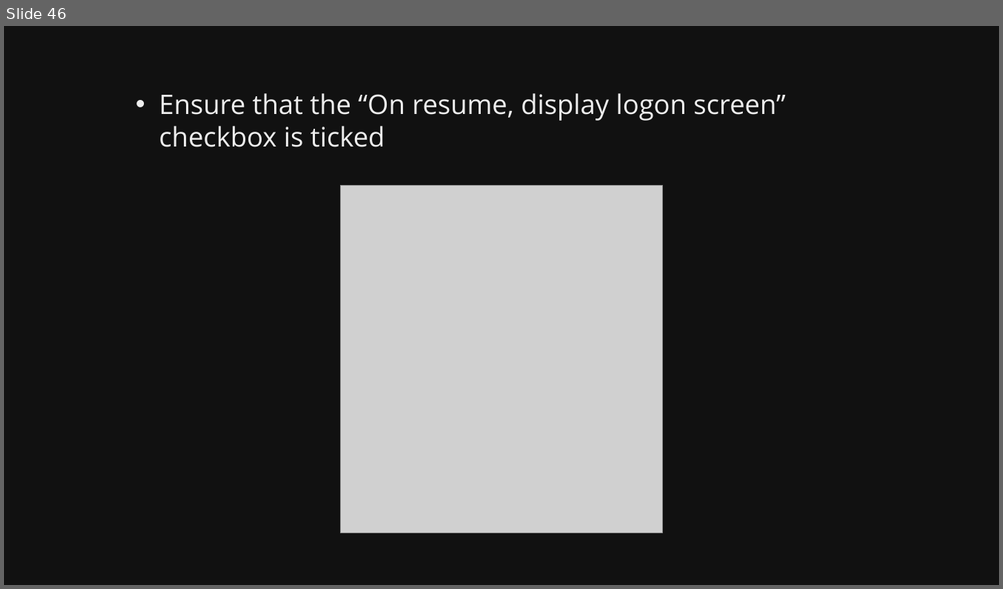
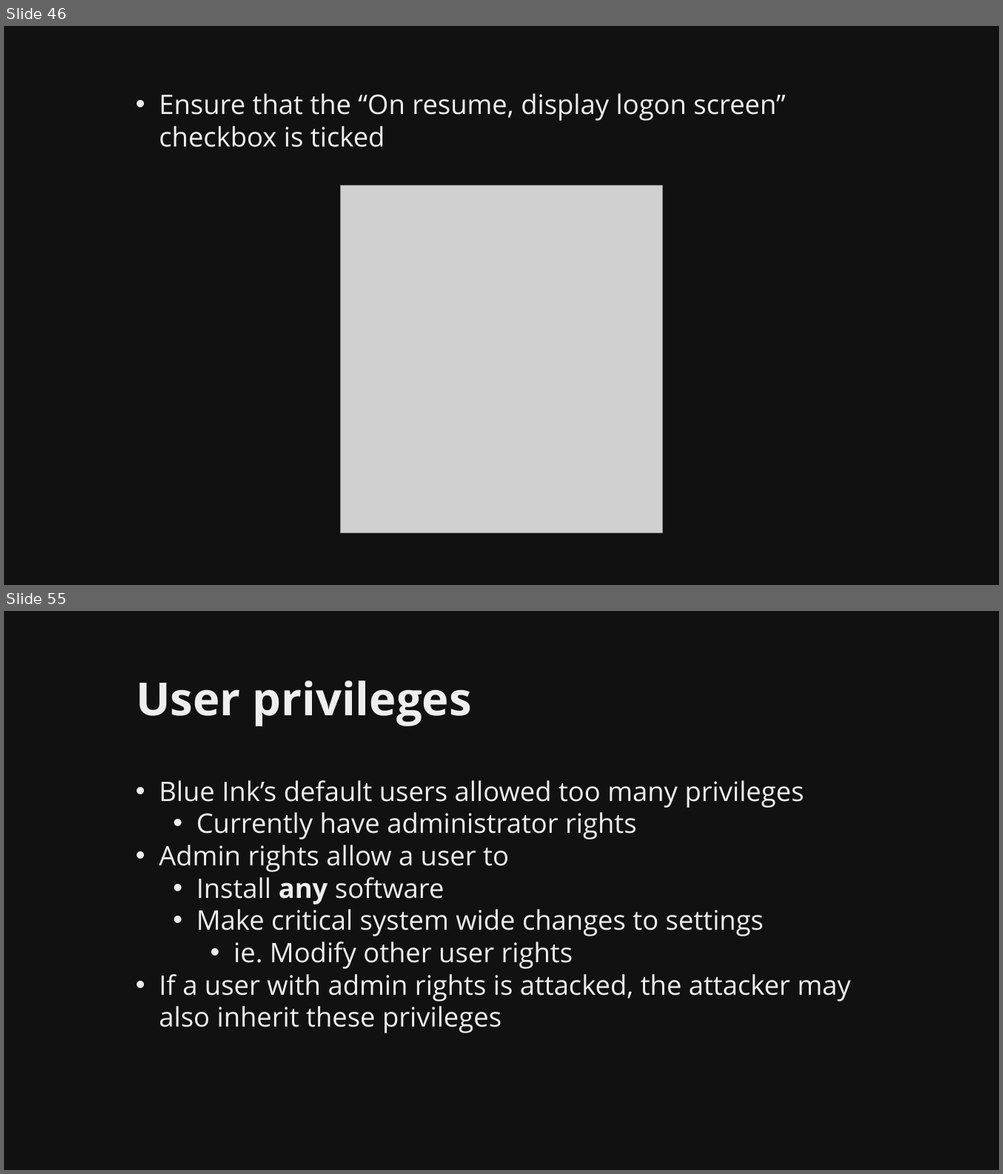
Before and after one commit to martymcflywa/ecu, a slide deck: year_1/sem_2/CSI1101_computer_security/0b_assignment_2_[22MAY15_0900]/dev/CSI1101_PONCE_A2_v01.pptx. Shown one above the other, each under a label of ours: slide 46 before the commit, slides 46 and 55 after it; the slides between them are not shown. The pictures are 1003x589 and 1003x1174 pixels, drawn with LibreOffice and Linux fonts; fonts in the diff are those of the drawing; grey boxes stand for pictures. Boxes give left, top, right and bottom in pixels: in the first picture for what was removed or moved away, otherwise in the second. Text is boxed around its words. In the diff, an @@ line names an element or a change of style, - is before the commit and + after.

Commit message:
CSI1101 A2: finished passwords, user privileges

```diff
--- a/year_1/sem_2/CSI1101_computer_security/0b_assignment_2_[22MAY15_0900]/dev/CSI1101_PONCE_A2_v01.pptx
+++ b/year_1/sem_2/CSI1101_computer_security/0b_assignment_2_[22MAY15_0900]/dev/CSI1101_PONCE_A2_v01.pptx
@@ slide 55 added at (x1=4, y1=611, x2=999, y2=1170), background #111111 @@
@@ title added at (x1=136, y1=681, x2=471, y2=726), 44 pt, text #EEEEEE, bold @@
+User privileges
@@ text added at (x1=159, y1=780, x2=851, y2=1034), 26 pt, text #EEEEEE @@
+• Blue Ink’s default users allowed too many privileges
+  • Currently have administrator rights
+• Admin rights allow a user to
+  • Install any software
+  • Make critical system wide changes to settings
+    • ie. Modify other user rights
+• If a user with admin rights is attacked, the attacker may also inherit these privileges
```
Also in this commit, not shown: 3 slides changed, 11 other slides added, 6 other files.
